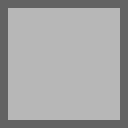
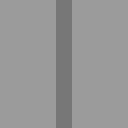
Two versions of the same layered image (128 × 128). Layer-by-layer changes:
added layer "Rectangle 2" above "Rectangle 3" over bbox(56, 0, 72, 128)
added layer "Rectangle 3" above "Rectangle 1" over bbox(0, 0, 128, 128)
hid "Rectangle 1" over bbox(0, 0, 128, 128)
